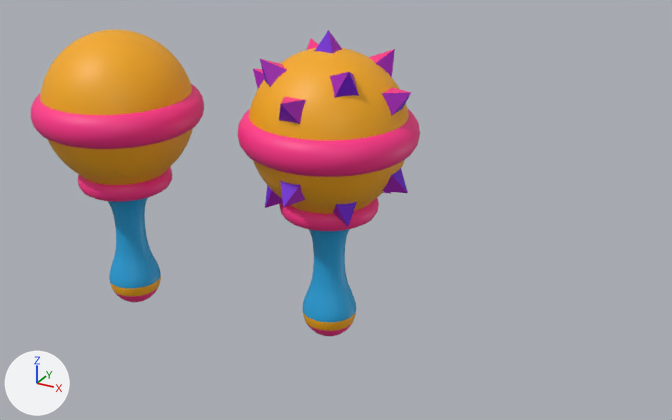
The FBX model unity_project/BabyNightmare/Assets/Fbxs/Weapon/RattleToy.fbx: old version first, new version second.
Before and after are seen from a 50 mm camera at (2.11, -3.76, 5.24) aimed at (0.08, -0.06, 3.4). Lighting does not change. The marker at lower left points along +X, +Y and +Z. Where no turn or scale is listed for an object, it has been applied to the vertices.

In view in the first picture: '6', '6.001', 'Circle.002'.
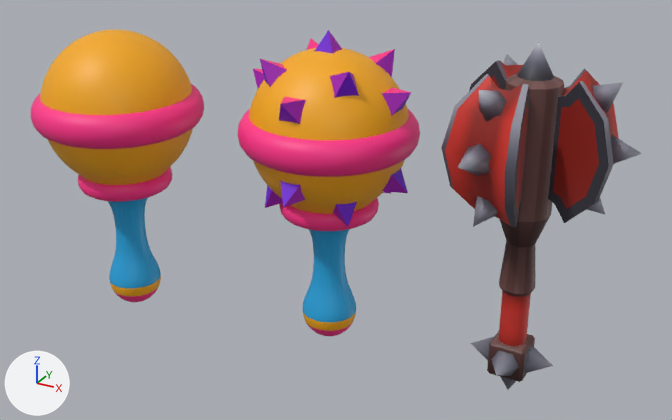
Location of each change, (x1, y1, x2, y2) in pixels of the pictures (672 x 420 px):
'Weapons___MorningStar_4_388050__TCP2', added: after (441, 42, 642, 389)

What changed in the scene script:
```text
Add img_maincolor_png:
    img_maincolor_png = load_image('MainColor.png', '../../Textures/MainColor.png', 512, 512, 'sRGB')
Add mat_default_material:
    mat_default_material = principled_material('Default_Material')
    mat_default_material.texture = img_maincolor_png
    mat_default_material.roughness = 0.553
Add me_scene_004:
    me_scene_004.from_pydata(...)  # 435 vertices, 764 faces; spans x -0.38..0.46, y -0.44..0.39, z -0.4..1.33
    me_scene_004.materials.append(mat_default_material)  # picture img_maincolor_png
Add ob_weapons___morningstar_4_388050__tcp2:
    ob_weapons___morningstar_4_388050__tcp2 = bpy.data.objects.new('Weapons___MorningStar_4_388050__TCP2', me_scene_004)
    ob_weapons___morningstar_4_388050__tcp2.location = (1.0, 0.0, 3.0)
```
